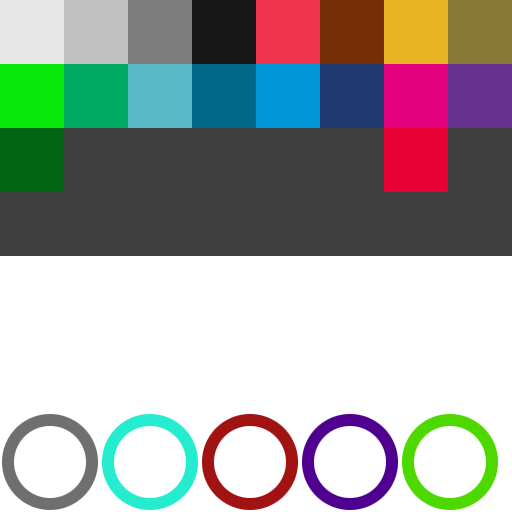
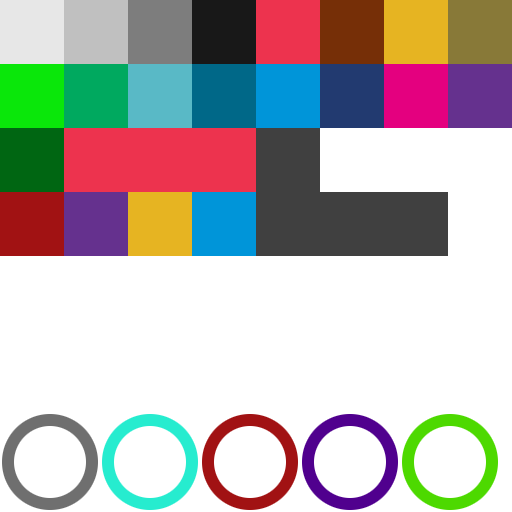
The second 512 × 512 image is a revision of the first. Changes to its layers:
painted on "main-uv" over (x1=0, y1=128, x2=512, y2=256)
